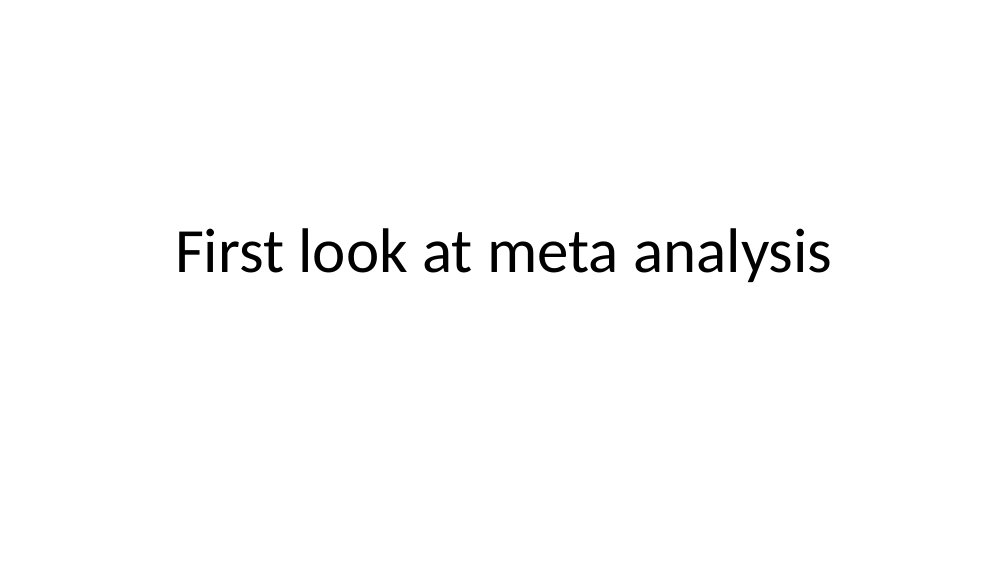
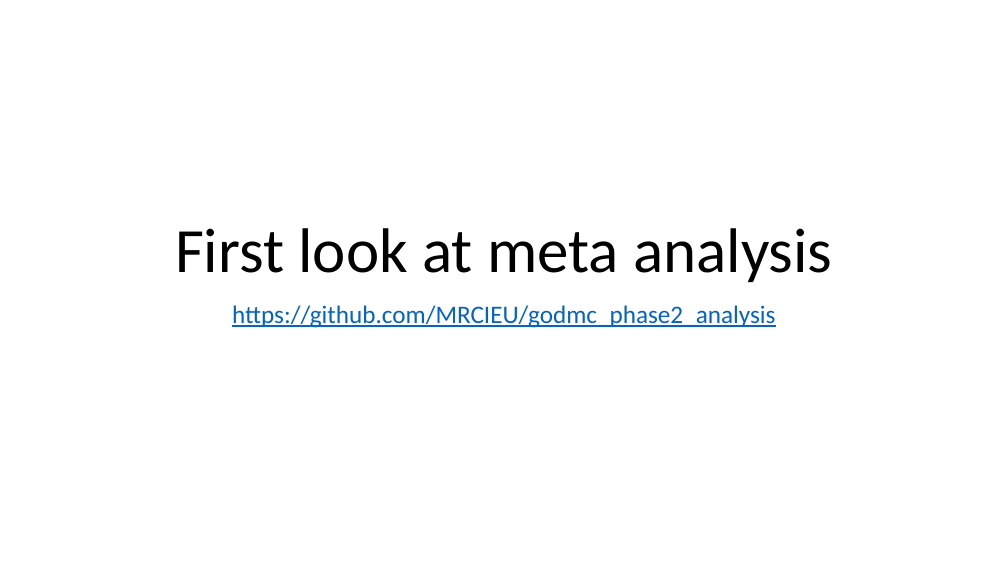
Before and after one commit to MRCIEU/godmc_phase2_analysis, a slide deck: slide 1 of docs/presentations/20170505_analyst_call.pptx. Drawn at 1008x567 pixels with LibreOffice and Linux fonts; fonts in the diff are those of the drawing. Boxes give left, top, right and bottom in pixels: in the first picture for what was removed or moved away, otherwise in the second. Text is boxed around its words. In the diff, an @@ line names an element or a change of style, - is before the commit and + after.

```diff
--- a/docs/presentations/20170505_analyst_call.pptx
+++ b/docs/presentations/20170505_analyst_call.pptx
@@ subtitle added at [232, 305, 775, 328], 24 pt, text #0563C1, underline @@
+https://github.com/MRCIEU/godmc_phase2_analysis
```
Also in this commit, not shown: 1 other slide changed, 4 slides added, 1 slide removed, 2 other files.
